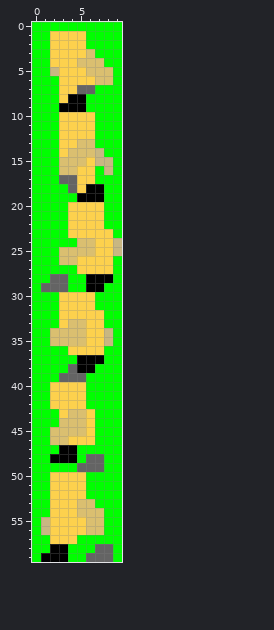
Two versions of one pixel-art sprite, images/run.png. The picture above is the old version.
The file is 10x60 pixels.
Now the later version:
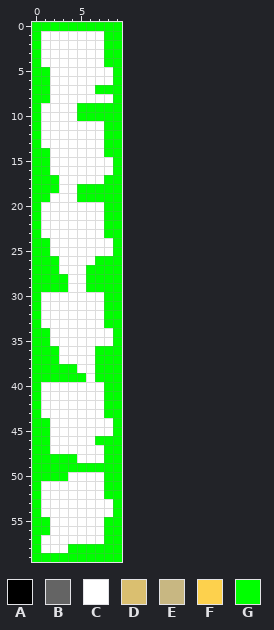
Palette (. is transparent): A #000000  B #646464  C #ffffff  D #dabf70  E #c8b782  F #fdd14d  G #00ff00
From old to new:
Changed rows in their new state; - is an unchanged pixel.
first column x 1:
 1 CCCCCCC--
 2 CCCCCCC--
 3 CCCCCCC--
 4 CCCCCCC--
 5 -CCCCCCC-
 6 -CCCCCCC-
 7 -CCCCC---
 8 -CCCCCCC-
 9 CCCCG----
10 CCCCGG---
11 CCCCCCC--
12 CCCCCCC--
13 CCCCCCC--
14 -CCCCCC--
15 -CCCCCCC-
16 -CCCCCCC-
17 --CCCCC--
18 --CCGGG--
19 -CCCGGG--
20 CCCCCCC--
21 CCCCCCC--
22 CCCCCCC--
23 CCCCCCCG-
24 -CCCCCCCG
25 -CCCCCCCG
26 --CCCCGG-
27 --CCCGGG-
28 -GGCCGGG-
29 GGGCCGG--
30 CCCCCCC--
31 CCCCCCC--
32 CCCCCCC--
33 CCCCCCC--
34 -CCCCCCC-
35 -CCCCCCC-
36 --CCCCG--
37 --CCCCG--
38 ---GCC---
39 --GGGC---
40 CCCCCCC--
41 CCCCCCC--
42 CCCCCCC--
43 CCCCCCC--
44 -CCCCCCC-
45 -CCCCCCC-
46 -CCCCC---
47 -CCCCCC--
48 -GGGCCC--
49 ----GGG--
50 -GGCCCC--
51 CCCCCCC--
52 CCCCCCC--
53 CCCCCCCC-
54 CCCCCCCC-
55 GCCCCCC--
56 GCCCCCC--
57 CCCCCCC--
58 CCC---GG-
59 GGG--GGG-
Changed places in both pictures, as pixel boxes (x1, y1, x2, y2):
changed: (41, 31, 122, 562)
